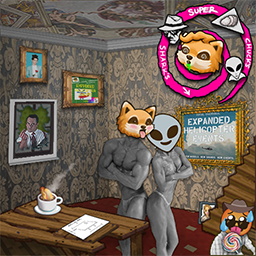
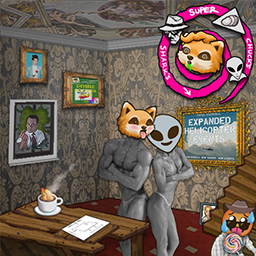
The second 256px x 256px image is a revision of the first. Changes to its layers:
renamed "Layer 3" to "Layer 4", showed it, painted on it over [0, 0, 256, 256]
removed layer "Layer 1" over [0, 0, 256, 256]
